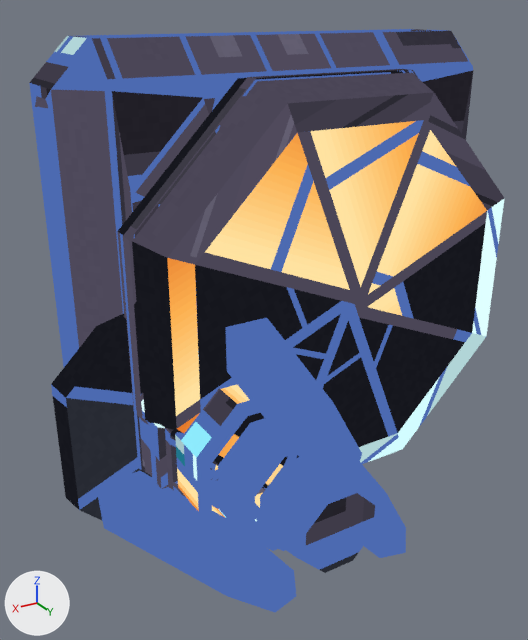
The glTF model art/out/marlit_laser_drill.glb as it was, and as the next commit left it.
Camera for both pictures: a 50 mm camera at (1.22, 2.56, 1.6) aimed at (-0.22, 0.16, 0.4). Lighting does not change. The marker at lower left points along +X, +Y and +Z. The picture after the commit comes second. Vertices at exactly the same position are counted once.

In view in the first picture: 'marlit_laser_drill_body', 'marlit_laser_drill_head'.
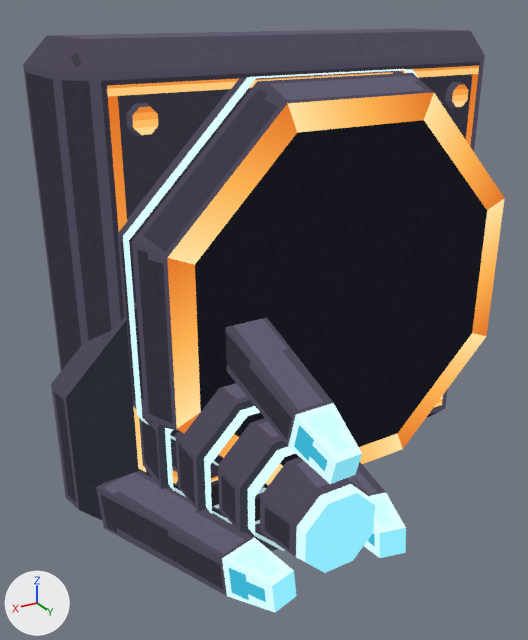
What differs and where, as boxes [x1, y1, x2, y2] in the pictures (528 x 640 px):
'marlit_laser_drill_body', reshaped: before [29, 29, 505, 488]; after [23, 29, 505, 488]
part 1 of me_marlit_laser_drill_body, rebuilt: before [29, 29, 473, 484]; after [23, 29, 485, 484]
part 2 of me_marlit_laser_drill_body, added: after [172, 465, 178, 484]
part 3 of me_marlit_laser_drill_body, added: after [445, 82, 468, 108]
part 4 of me_marlit_laser_drill_body, added (orange): after [126, 103, 158, 136]
part 5 of me_marlit_laser_drill_body, added: after [107, 66, 479, 482]
part 6 of me_marlit_laser_drill_body, surface changed: [117, 69, 505, 488] in both
part 7 of me_marlit_laser_drill_head, surface changed: [51, 278, 406, 612] in both

Edits to the bpy script that builds the scene:
```text
Change me_marlit_laser_drill_body:
    used by ob_marlit_laser_drill_body; location = (0.0, 0.0, 0.0)
    verts and faces of me_marlit_laser_drill_body; kept vertices keep their numbers, new ones are numbered from 311
    remove me_marlit_laser_drill_body.from_pydata(...)  # 311 vertices, 512 faces; spans x -1.5..0.5, y -0.5..0.4, z -0.5..1.5
    add me_marlit_laser_drill_body.from_pydata(...)  # 165 vertices, 212 faces; spans x -1.5..0.5, y -0.5..0.4, z -0.5..1.5
    me_marlit_laser_drill_body part 1: the loose piece of 246 vertices spanning x -1.5..0.5, y -0.5..0.1, z -0.5..1.5 is rebuilt with 24 vertices and now spans x -1.5..0.5, y -0.5..0.1, z -0.5..1.5
    me_marlit_laser_drill_body part 2: a new loose piece of 16 vertices spanning x 0.19..0.29, y 0.1..0.14, z -0.29..-0.19, in mat_marlit_laser_drill
    me_marlit_laser_drill_body part 3: a new loose piece of 16 vertices spanning x -1.29..-1.18, y 0.1..0.14, z 1.18..1.29, in mat_marlit_laser_drill
    me_marlit_laser_drill_body part 4: a new loose piece of 16 vertices spanning x 0.19..0.29, y 0.1..0.14, z 1.18..1.29, in mat_marlit_laser_drill
    me_marlit_laser_drill_body part 5
    add verts[311] = (-1.36, 0.11, -0.32)  # pixel (442, 399)
    add verts[312] = (-1.36, 0.11, -0.36)  # pixel (442, 404)
    add verts[313] = (-1.36, 0.11, 1.36)  # pixel (479, 65)
    add verts[314] = (-1.36, 0.11, 1.33)  # pixel (478, 74)
    add for new, old in zip([*range(315, 319)], [*range(311, 315)]): verts[new] = verts[old] + (1.72, 0.0, 0.0)
    add verts[319] = (-1.33, 0.11, 1.33)  # pixel (472, 74)
    add verts[320] = (-1.33, 0.11, -0.32)  # pixel (437, 400)
    add verts[321] = (0.32, 0.11, 1.33)  # pixel (117, 96)
    add verts[322] = (0.32, 0.11, -0.32)
    add faces += [(311, 315, 316), (311, 316, 312), (313, 317, 318), (313, 318, 314), (314, 319, 320), (311, 314, 320)]
    add faces += [(315, 321, 318), (315, 322, 321)]
    me_marlit_laser_drill_body part 6: 72 kept faces spanning x -1.37..0.37, y 0.1..0.4, z -0.37..1.37 get new texture (UV) coordinates
    other edits to the shape of me_marlit_laser_drill_body do not show in these pictures
Change me_marlit_laser_drill_head:
    where me_marlit_laser_drill_head.from_pydata(...)  # 180 vertices, 274 faces; spans x -0.64..0.64, y 0.0..1.049, z -0.64..0.64
    used by ob_marlit_laser_drill_head; location = (0.0, 0.0, 0.0)
    me_marlit_laser_drill_head part 7: texture (UV) coordinates of 274 of 274 faces, centred in x -0.633..0.633, y 0.0..1.036, z -0.633..0.633, changed; they spanned u 0.0..0.98, v 0.5..1.0 and now span u 0.0..0.99, v 0.62..1.0
```
